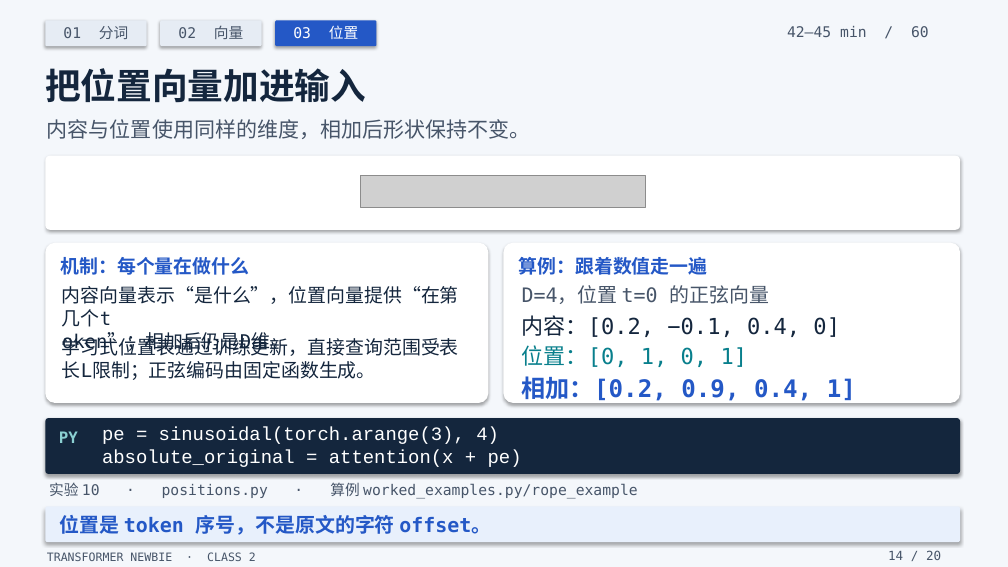
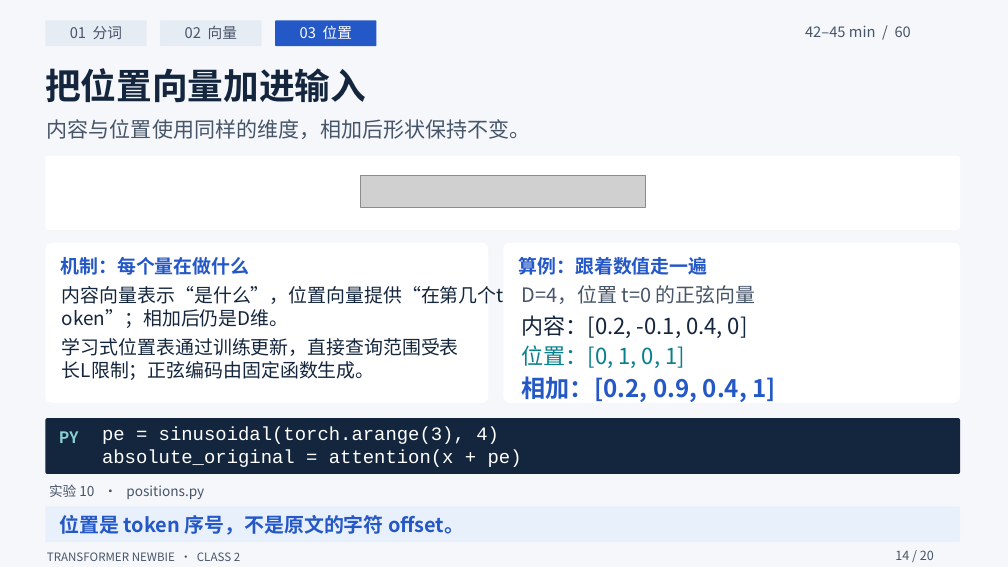
Before and after one commit to yangzy723/Transformer-Newbie, a slide deck: slide 14 of class2/class2_tokens_embeddings_positions.pptx. Drawn at 1008x567 pixels with LibreOffice and Linux fonts; fonts in the diff are those of the drawing; grey boxes stand for pictures. Boxes give left, top, right and bottom in pixels: in the first picture for what was removed or moved away, otherwise in the second. Text is boxed around its words. In the diff, an @@ line names an element or a change of style, - is before the commit and + after.

Commit message:
Clarify class 2 slide layout and teach RoPE through rotation diagrams

```diff
--- a/class2/class2_tokens_embeddings_positions.pptx
+++ b/class2/class2_tokens_embeddings_positions.pptx
@@ background #F7F5EF to #FFFFFF @@
@@ rectangle at (0, 0, 1008, 567): fill #F4F7FB to #F5F7FA; shadow off @@
@@ text at (522, 315, 748, 338): text changed; font DejaVu Sans Mono to Noto Sans CJK SC @@
-内容：[0.2, −0.1, 0.4, 0]
+内容：[0.2, -0.1, 0.4, 0]
@@ font DejaVu Sans Mono to Noto Sans CJK SC in 12 elements at (70, 26, 122, 39), (185, 26, 237, 39), (300, 25, 352, 39), (805, 25, 911, 37), (60, 515, 464, 535), (47, 552, 240, 561), (895, 550, 934, 560), (62, 286, 504, 328), (62, 338, 459, 380), (522, 285, 756, 304), (522, 345, 685, 368), (522, 376, 776, 402) @@
@@ shadow off; proportions changed in 8 elements at (45, 20, 147, 46), (160, 20, 262, 46), (275, 20, 377, 46), (45, 507, 960, 542), (45, 156, 960, 230), (45, 243, 488, 403), (504, 243, 960, 403), (45, 418, 960, 474) @@
@@ text at (49, 484, 204, 499): text changed; size 14 to 13 pt; font DejaVu Sans Mono to Noto Sans CJK SC @@
-实验 10 · positions.py · 算例 worked_examples.py/rope_example
+实验 10 · positions.py
```
Also in this commit, not shown: 18 other slides changed, 1 slide added, 1 slide removed, 29 other files.
